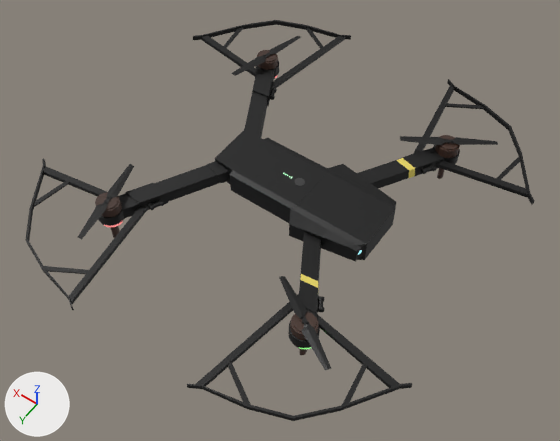
What one commit did to the glTF model static/img/Dronedraft.gltf.
One viewpoint serves both versions: a 50 mm lens placed at (-6.56, 10.58, 15.76), pointed at (0.57, 0.59, 0.07). Every picture has the same lights, and +X, +Y and +Z are marked at lower left. Where no turn or scale is listed for an object, it has been applied to the vertices.
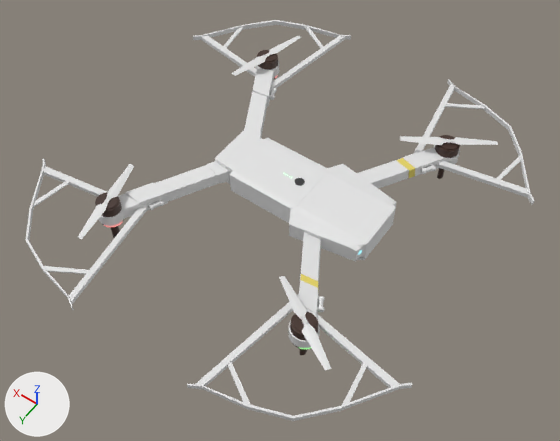
The edits, one by one:
Material 'Material.001' (mat_material_001) changes colour from black #060606 to white #e5e5e5; in linear values from (0.00182, 0.00182, 0.00182) to (0.787, 0.787, 0.787).

Changed parts and their boxes [x1, y1, x2, y2] in the pictures (560 x 441 px):
'Cube.030', recoloured (black to white): [25, 20, 535, 421] in both
